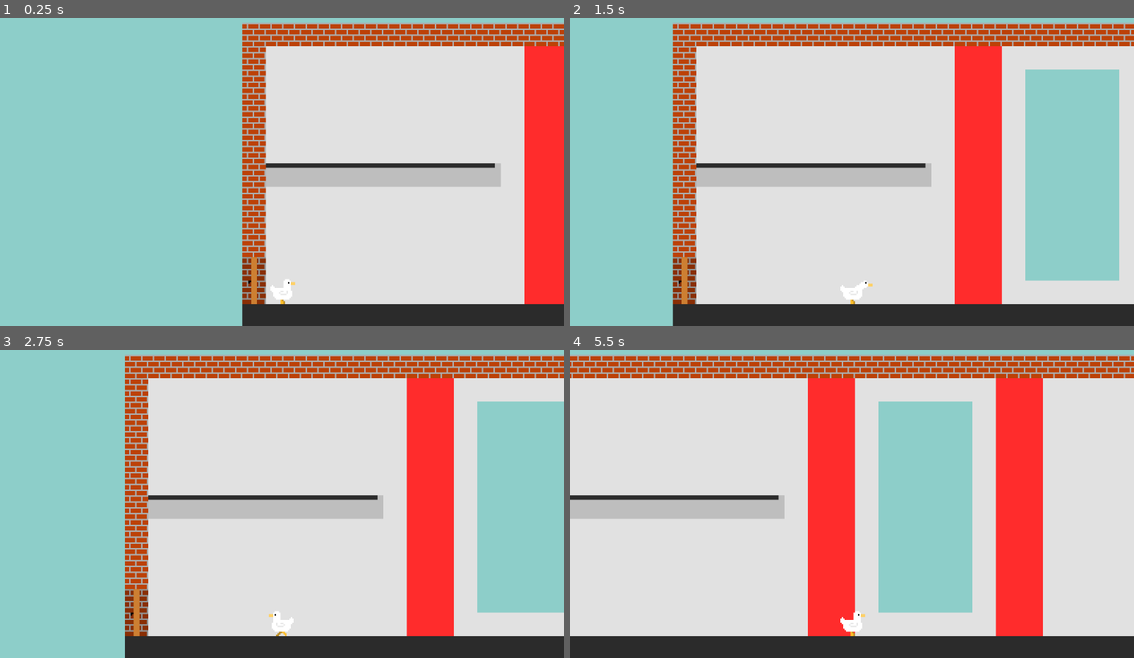
Above: before the commit, frames 1-4 (two rows, left to right).
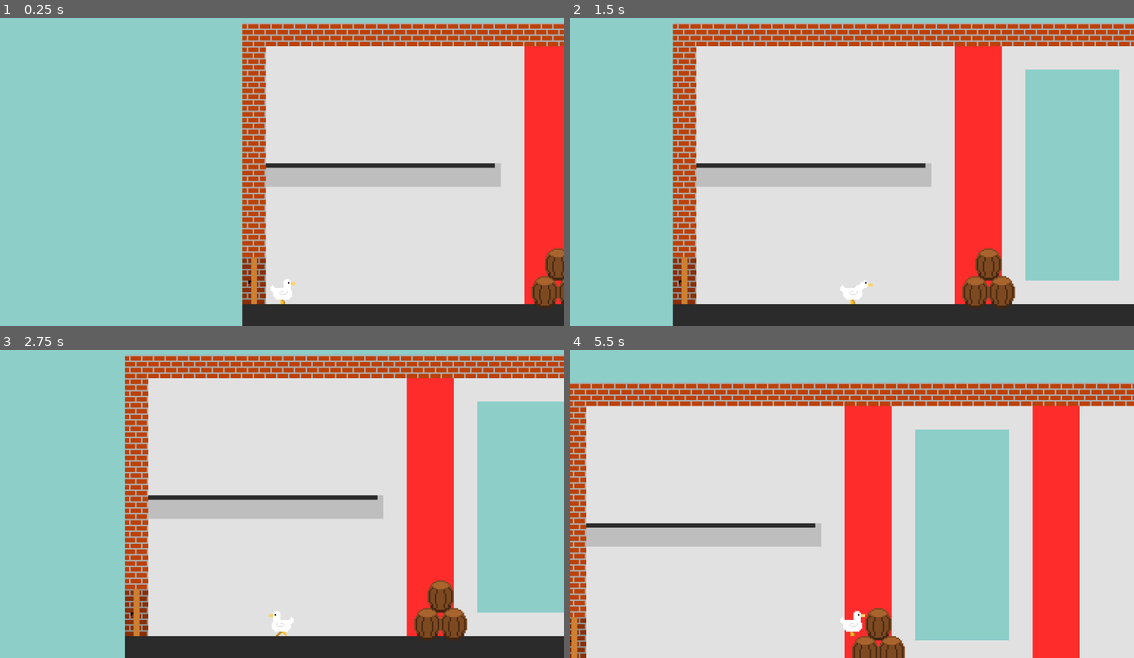
Above: after the commit, the same moments.

Repository: loholla/Goose-Terror
Game: Godot game, scene res://Scenes/Levels/Level0-Rendleman.tscn
Two runs of this game, one before a commit and one after it. Both use one fixed random seed, a clock stepped at 60 frames per second and the inputs below. This scene is started directly instead of the project's main scene.
Inputs (mouse positions are in pixels of both pictures, inside the frame that each line leads up to):
- Up to frame 1 (0.25 s): no input
- Up to frame 2 (1.5 s): tap Enter at 0.5 s; move the mouse to (976, 150) at 0.52 s; hold Right (Right) from 0.53 s (still down); click (976, 150) at 0.67 s; tap Up (Up) at 0.77, 1.07 s; move the mouse to (739, 184) at 1.27 s
- Up to frame 3 (2.75 s): tap Up (Up) at 1.52, 1.82 s; move the mouse to (338, 430) at 2.02 s; release Right (Right) at 2.03 s; hold Left (Left) from 2.03 s (still down)
- Up to frame 4 (5.5 s): move the mouse to (823, 562) at 2.77 s; release Left (Left) at 2.78 s; hold Right (Right) 2.78-4.28 s; click (823, 562) at 2.92 s; tap Up (Up) at 3.02, 3.32, 3.77, 4.07, 4.52, 4.82 s; move the mouse to (1021, 547) at 3.52 s; move the mouse to (682, 451) at 4.27 s; hold Left (Left) 4.28-5.03 s; move the mouse to (880, 500) at 5.02 s; hold Right (Right) from 5.03 s (still down); click (880, 500) at 5.17 s

The runs differ from the first frame. In frame 1, 0.8% of the frame differs, in the area x 94-100%, y 74-95%; in frame 2, 1.2%; in frame 3, 1.2%; in frame 4, 58%, in the area x 0-100%, y 1-100%.

Commit message:
barrels functionality

Diff:
--- a/Scenes/Levels/Level0-Rendleman.tscn
+++ b/Scenes/Levels/Level0-Rendleman.tscn
@@ -1,8 +1,9 @@
-[gd_scene load_steps=4 format=3 uid="uid://cfa7s3l5rdbrd"]
+[gd_scene load_steps=5 format=3 uid="uid://cfa7s3l5rdbrd"]
 
 [ext_resource type="PackedScene" uid="uid://dvs61dly0v7hn" path="res://Scenes/Misc/LevelSprites.tscn" id="1_34fwe"]
 [ext_resource type="PackedScene" uid="uid://c762xvilww2a8" path="res://Scenes/Misc/Door.tscn" id="2_e5106"]
 [ext_resource type="PackedScene" uid="uid://seofeu8n0j2r" path="res://Scenes/Characters/Player.tscn" id="3_ntrbv"]
+[ext_resource type="PackedScene" uid="uid://pp03ulyo3ikr" path="res://Scenes/Misc/Barrel.tscn" id="4_m1qk7"]
 
 [node name="Level0-rendleman" type="Node2D"]
 
@@ -17,3 +18,12 @@
 
 [node name="Door2" parent="." instance=ExtResource("2_e5106")]
 position = Vector2(-8, -16)
+
+[node name="Barrel3" parent="." instance=ExtResource("4_m1qk7")]
+position = Vector2(199, -32)
+
+[node name="Barrel" parent="." instance=ExtResource("4_m1qk7")]
+position = Vector2(190, -13)
+
+[node name="Barrel2" parent="." instance=ExtResource("4_m1qk7")]
+position = Vector2(208, -13)
--- /dev/null
+++ b/Scenes/Misc/Barrel.tscn
@@ -0,0 +1,17 @@
+[gd_scene load_steps=3 format=3 uid="uid://pp03ulyo3ikr"]
+
+[ext_resource type="Texture2D" uid="uid://dinx7pqqpaqy3" path="res://Textures/BarrelSprite.png" id="1_yacy1"]
+
+[sub_resource type="RectangleShape2D" id="RectangleShape2D_j4p7a"]
+size = Vector2(18, 22)
+
+[node name="Barrel" type="Node2D"]
+
+[node name="Sprite2D" type="Sprite2D" parent="."]
+texture = ExtResource("1_yacy1")
+
+[node name="StaticBody2D" type="StaticBody2D" parent="."]
+
+[node name="CollisionShape2D" type="CollisionShape2D" parent="StaticBody2D"]
+position = Vector2(0, 5)
+shape = SubResource("RectangleShape2D_j4p7a")
--- /dev/null
+++ b/Scenes/Misc/LargeToxicVat.tscn
@@ -0,0 +1,26 @@
+[gd_scene load_steps=4 format=3 uid="uid://d3x7mk1btandg"]
+
+[ext_resource type="Texture2D" uid="uid://bx60hgx16ntpv" path="res://Textures/LargeToxicVat.png" id="1_1xd64"]
+
+[sub_resource type="RectangleShape2D" id="RectangleShape2D_qs6o4"]
+size = Vector2(18, 24)
+
+[sub_resource type="CircleShape2D" id="CircleShape2D_faqk7"]
+radius = 9.0
+
+[node name="LargeToxicVat" type="Node2D"]
+
+[node name="Sprite2D" type="Sprite2D" parent="."]
+texture = ExtResource("1_1xd64")
+
+[node name="StaticBody2D" type="StaticBody2D" parent="."]
+
+[node name="CollisionShape2D" type="CollisionShape2D" parent="StaticBody2D"]
+position = Vector2(0, 4)
+shape = SubResource("RectangleShape2D_qs6o4")
+
+[node name="Area2D" type="Area2D" parent="."]
+
+[node name="CollisionShape2D" type="CollisionShape2D" parent="Area2D"]
+position = Vector2(0, -8)
+shape = SubResource("CircleShape2D_faqk7")
--- a/Scenes/Misc/LevelSprites.tscn
+++ b/Scenes/Misc/LevelSprites.tscn
@@ -1,6 +1,7 @@
-[gd_scene load_steps=4 format=3 uid="uid://dvs61dly0v7hn"]
+[gd_scene load_steps=6 format=3 uid="uid://dvs61dly0v7hn"]
 
 [ext_resource type="Texture2D" uid="uid://dd71oh0ni0j3h" path="res://Textures/LevelSpriteSheet.png" id="1_fx031"]
+[ext_resource type="Texture2D" uid="uid://oa6qv6togx4j" path="res://Textures/SimpleGrass.png" id="2_r8qfq"]
 
 [sub_resource type="TileSetAtlasSource" id="TileSetAtlasSource_ggv74"]
 texture = ExtResource("1_fx031")
@@ -215,9 +216,16 @@
 7:7/0/physics_layer_0/angular_velocity = 0.0
 7:7/0/physics_layer_0/polygon_0/points = PackedVector2Array(-8, -8, 8, -8, 8, 8, -8, 8)
 
+[sub_resource type="TileSetAtlasSource" id="TileSetAtlasSource_so7c8"]
+texture = ExtResource("2_r8qfq")
+0:0/0 = 0
+0:0/0/physics_layer_0/linear_velocity = Vector2(0, 0)
+0:0/0/physics_layer_0/angular_velocity = 0.0
+
 [sub_resource type="TileSet" id="TileSet_ywbpt"]
 physics_layer_0/collision_layer = 1
 sources/0 = SubResource("TileSetAtlasSource_ggv74")
+sources/1 = SubResource("TileSetAtlasSource_so7c8")
 
 [node name="LevelSprites" type="TileMap"]
 tile_set = SubResource("TileSet_ywbpt")
--- /dev/null
+++ b/Scenes/Misc/SmallToxicVat.tscn
@@ -0,0 +1,25 @@
+[gd_scene load_steps=4 format=3 uid="uid://c178v4bjfeu2o"]
+
+[ext_resource type="Texture2D" uid="uid://byyufy1qlxdps" path="res://Textures/SmallToxicVat.png" id="1_p3mij"]
+
+[sub_resource type="RectangleShape2D" id="RectangleShape2D_4euef"]
+size = Vector2(10, 17)
+
+[sub_resource type="CircleShape2D" id="CircleShape2D_0e3ge"]
+radius = 5.0
+
+[node name="SmallToxicVat" type="Node2D"]
+
+[node name="Sprite2D" type="Sprite2D" parent="."]
+texture = ExtResource("1_p3mij")
+
+[node name="StaticBody2D" type="StaticBody2D" parent="."]
+
+[node name="CollisionShape2D" type="CollisionShape2D" parent="StaticBody2D"]
+position = Vector2(0, 7.5)
+shape = SubResource("RectangleShape2D_4euef")
+
+[node name="Area2D" type="Area2D" parent="."]
+
+[node name="CollisionShape2D" type="CollisionShape2D" parent="Area2D"]
+shape = SubResource("CircleShape2D_0e3ge")
